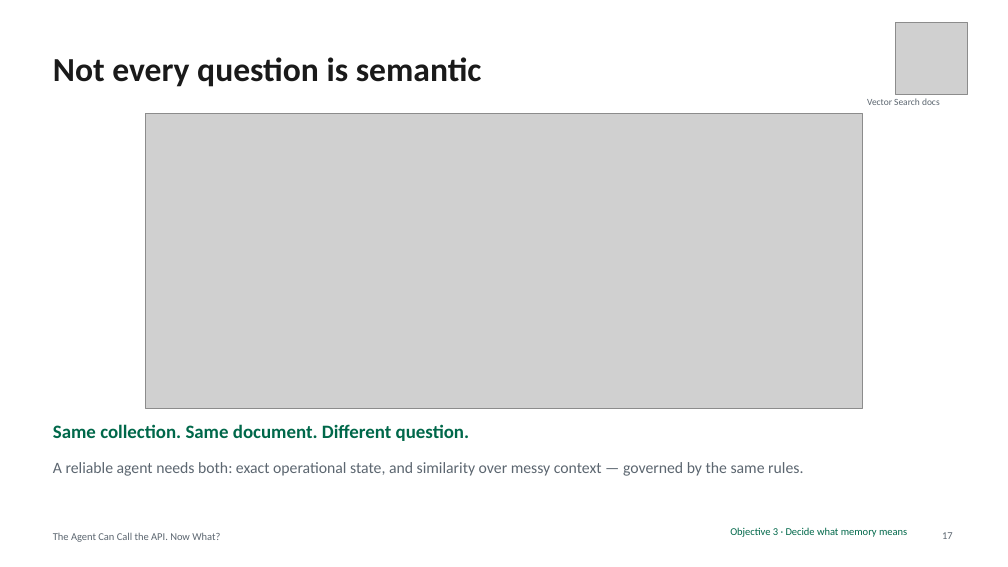
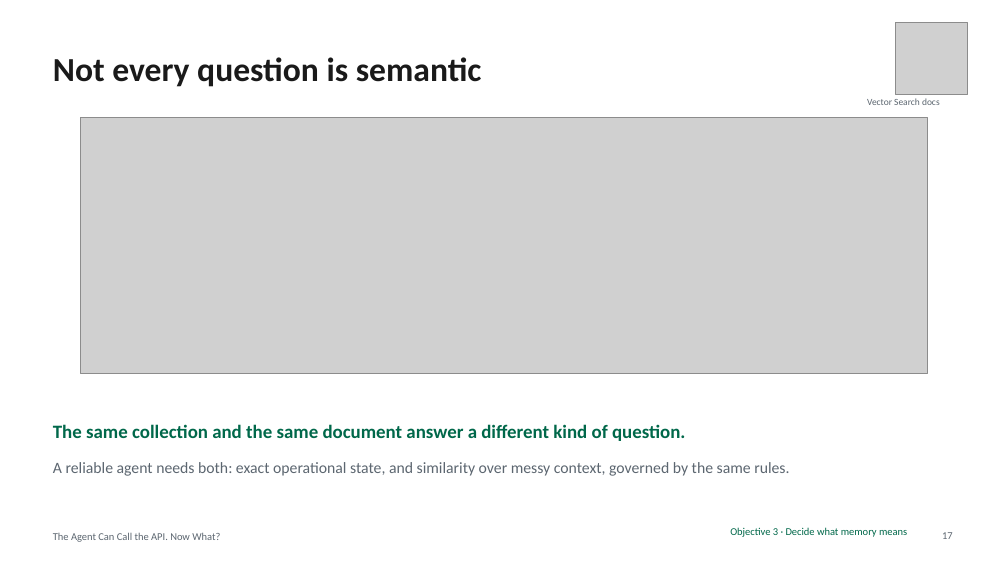
Before and after one commit to eoinjordan/what-should-a-local-agent-remember, a slide deck: slide 17 of slides/what-should-a-local-agent-remember.pptx. Drawn at 1008x567 pixels with LibreOffice and Linux fonts; fonts in the diff are those of the drawing; grey boxes stand for pictures. Boxes give left, top, right and bottom in pixels: in the first picture for what was removed or moved away, otherwise in the second. Text is boxed around its words. In the diff, an @@ line names an element or a change of style, - is before the commit and + after.

```diff
--- a/slides/what-should-a-local-agent-remember.pptx
+++ b/slides/what-should-a-local-agent-remember.pptx
@@ picture: place and size @@
-picture at box(145, 113, 864, 408)
+picture at box(81, 117, 928, 374)
@@ text at box(53, 424, 685, 441): text changed @@
-Same collection. Same document. Different question.
+The same collection and the same document answer a different kind of question.
@@ text at box(53, 462, 789, 476): text changed @@
-A reliable agent needs both: exact operational state, and similarity over messy context — governed by the same rules.
+A reliable agent needs both: exact operational state, and similarity over messy context, governed by the same rules.
```
Also in this commit, not shown: 26 other slides changed, 2 slides added, 1 slide removed, 36 other files.
